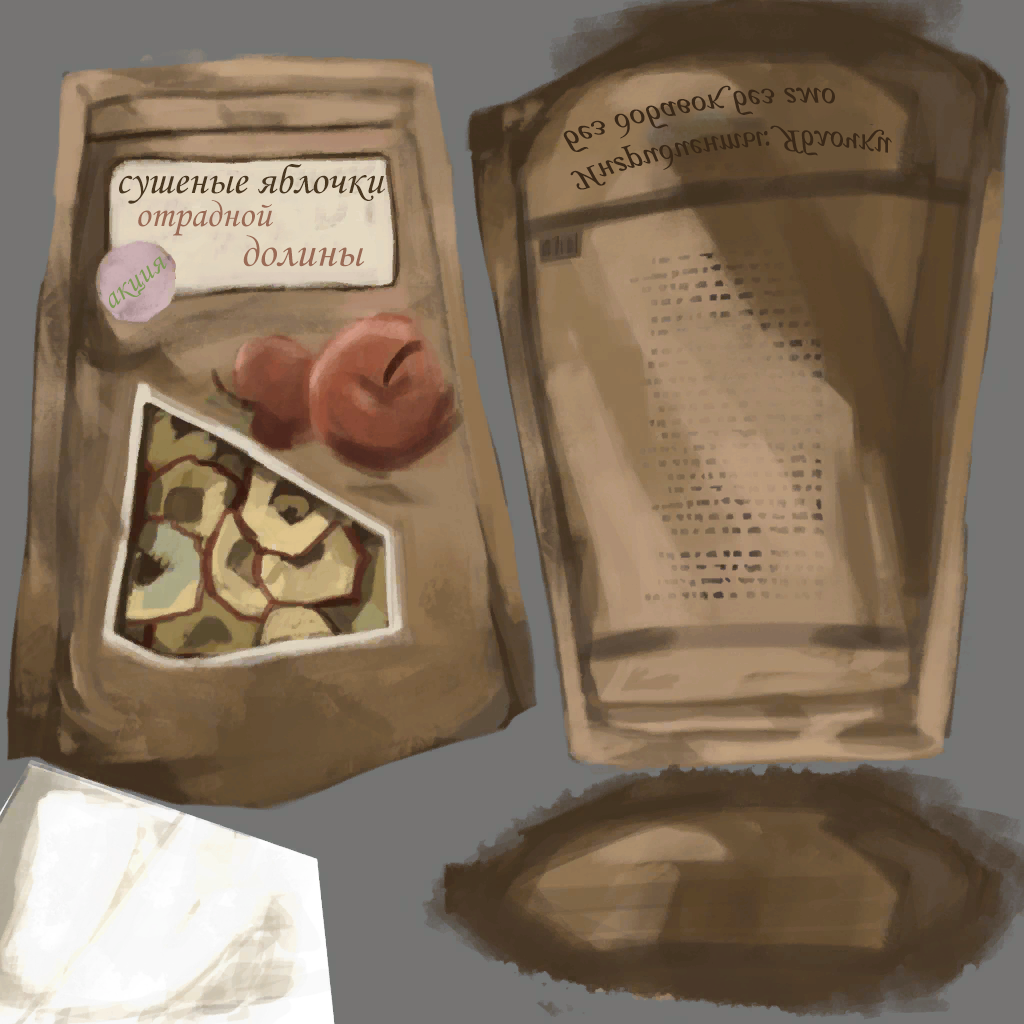
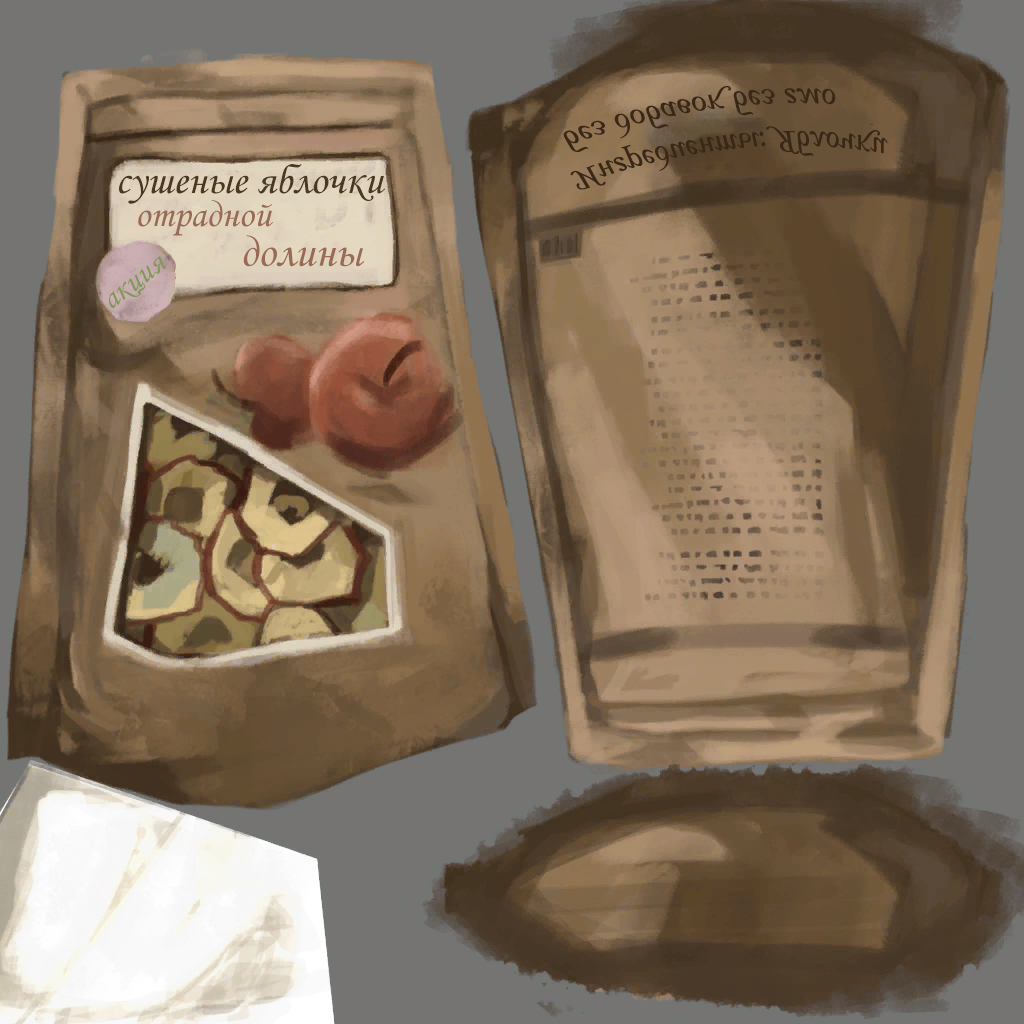
Layered file, before and after one edit (1024px x 1024px). Changes by layer:
renamed "Ингридиенты: Яблочки без добавок без гмо" to "Ингредиенты: Яблочки без добавок без гмо", painted on it over 566, 85, 892, 190